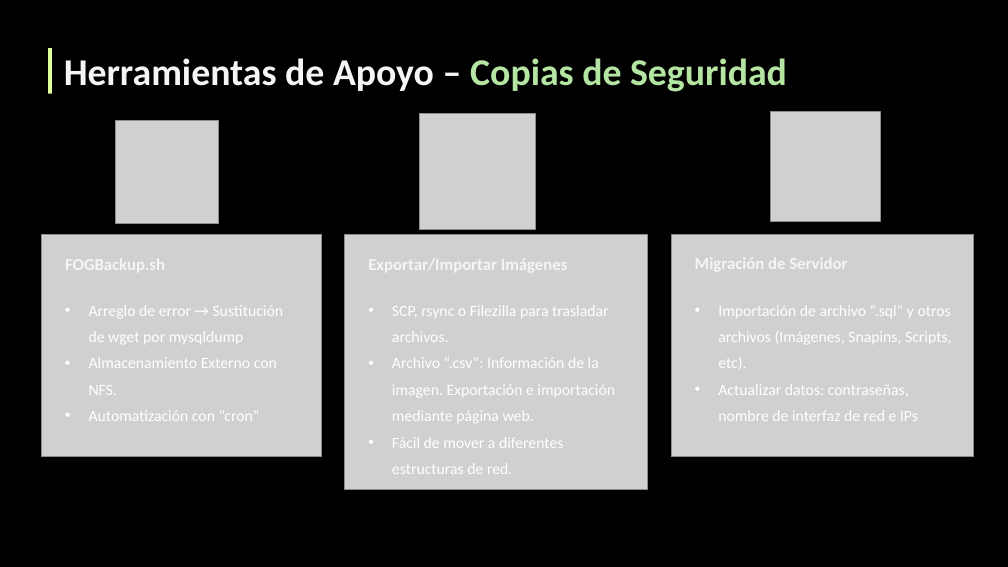
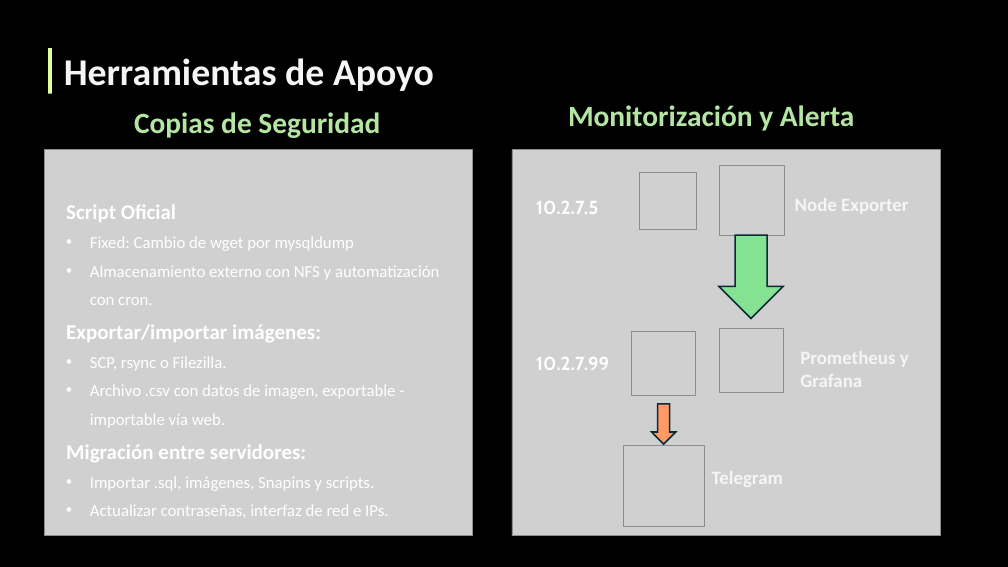
Before and after one commit to cristobal90palma/fog_project_2ASIR_2025-26, a slide deck: slide 9 of Documentación/Presentación.pptx (slide 8 before the commit). Drawn at 1008x567 pixels with LibreOffice and Linux fonts; fonts in the diff are those of the drawing; grey boxes stand for pictures. Boxes give left, top, right and bottom in pixels: in the first picture for what was removed or moved away, otherwise in the second. Text is boxed around its words. In the diff, an @@ line names an element or a change of style, - is before the commit and + after.

```diff
--- a/Documentación/Presentación.pptx
+++ b/Documentación/Presentación.pptx
@@ text at (64,58,434,91): text changed @@
-Herramientas de Apoyo – Copias de Seguridad
+Herramientas de Apoyo
@@ text added at (134,112,380,138), 28 pt, text #B4E5A2, bold @@
+Copias de Seguridad
@@ picture removed at (420,113,535,229) @@
@@ text added at (568,105,855,131), 28 pt, text #B4E5A2, bold @@
+Monitorización y Alerta
@@ picture removed at (771,112,880,222) @@
@@ picture removed at (116,120,219,223) @@
@@ picture: place and size @@
-picture at (42,234,321,457)
+picture at (44,150,473,535)
@@ picture: place and size @@
-picture at (671,234,974,457)
+picture at (512,150,941,535)
@@ picture added at (640,172,696,229) @@
@@ picture added at (719,166,784,235) @@
@@ text at (66,205,440,516): text changed; size 15 to 16 pt @@
-• Arreglo de error → Sustitución de wget por mysqldump
-• Almacenamiento Externo con NFS.
-• Automatización con “cron”
+Script Oficial
+• Fixed: Cambio de wget por mysqldump
+• Almacenamiento externo con NFS y automatización con cron.
+Exportar/importar imágenes:
+• SCP, rsync o Filezilla.
+• Archivo .csv con datos de imagen, exportable - importable vía web.
+Migración entre servidores:
+• Importar .sql, imágenes, Snapins y scripts.
+• Actualizar contraseñas, interfaz de red e IPs.
@@ text added at (536,201,598,214), 18 pt, text #FFFFFF, bold @@
+10.2.7.5
@@ text added at (795,193,908,216), 18 pt, text #F5F5F5, bold @@
+Node Exporter
@@ picture removed at (345,234,647,489) @@
@@ down arrow added at (719,235,783,318), fill #84E291, outline #092A39 1.5 pt @@
@@ text removed at (65,255,165,275) @@
-FOGBackup.sh
@@ text removed at (368,255,568,275) @@
-Exportar/Importar Imágenes
@@ text removed at (695,253,847,273) @@
-Migración de Servidor
@@ text removed at (392,305,615,474) @@
-• SCP, rsync o Filezilla para trasladar archivos.
-• Archivo “.csv”: Información de la imagen. Exportación e importación mediante página web.
-• Fácil de mover a diferentes estructuras de red.
@@ text removed at (718,305,951,421) @@
-• Importación de archivo “.sql” y otros archivos (Imágenes, Snapins, Scripts, etc).
-• Actualizar datos: contraseñas, nombre de interfaz de red e IPs
@@ picture added at (719,329,783,392) @@
@@ text added at (536,357,609,370), 18 pt, text #FFFFFF, bold @@
+10.2.7.99
@@ picture added at (631,331,696,395) @@
@@ text added at (800,347,909,392), 18 pt, text #F5F5F5, bold @@
+Prometheus y Grafana
@@ down arrow added at (652,404,676,444), fill #FF9966, outline #092A39 1.5 pt @@
@@ picture added at (623,445,704,526) @@
@@ text added at (712,466,783,489), 18 pt, text #F5F5F5, bold @@
+Telegram
```
Also in this commit, not shown: 9 other slides changed, 1 slide added, 2 slides removed.
